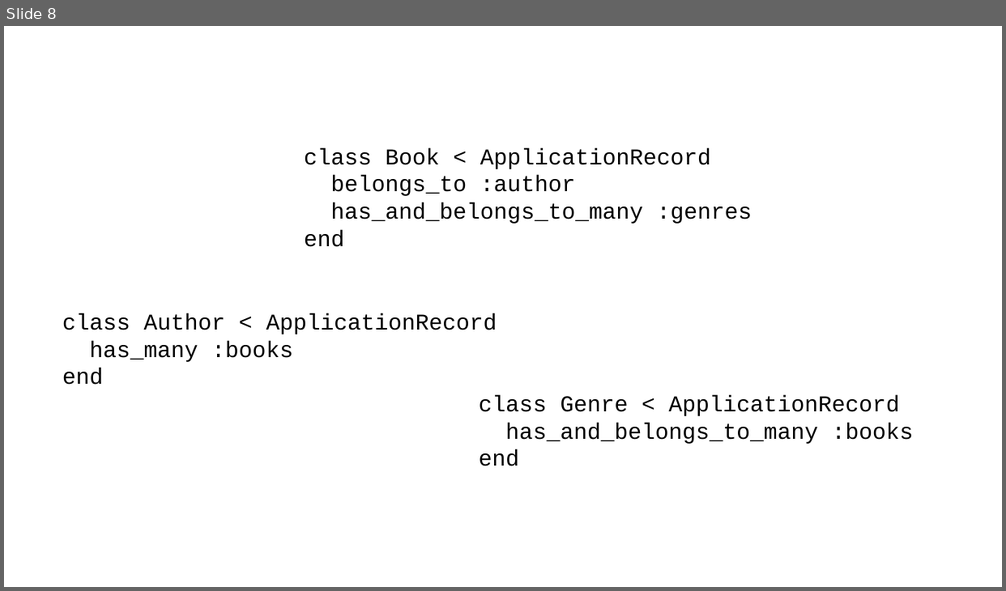
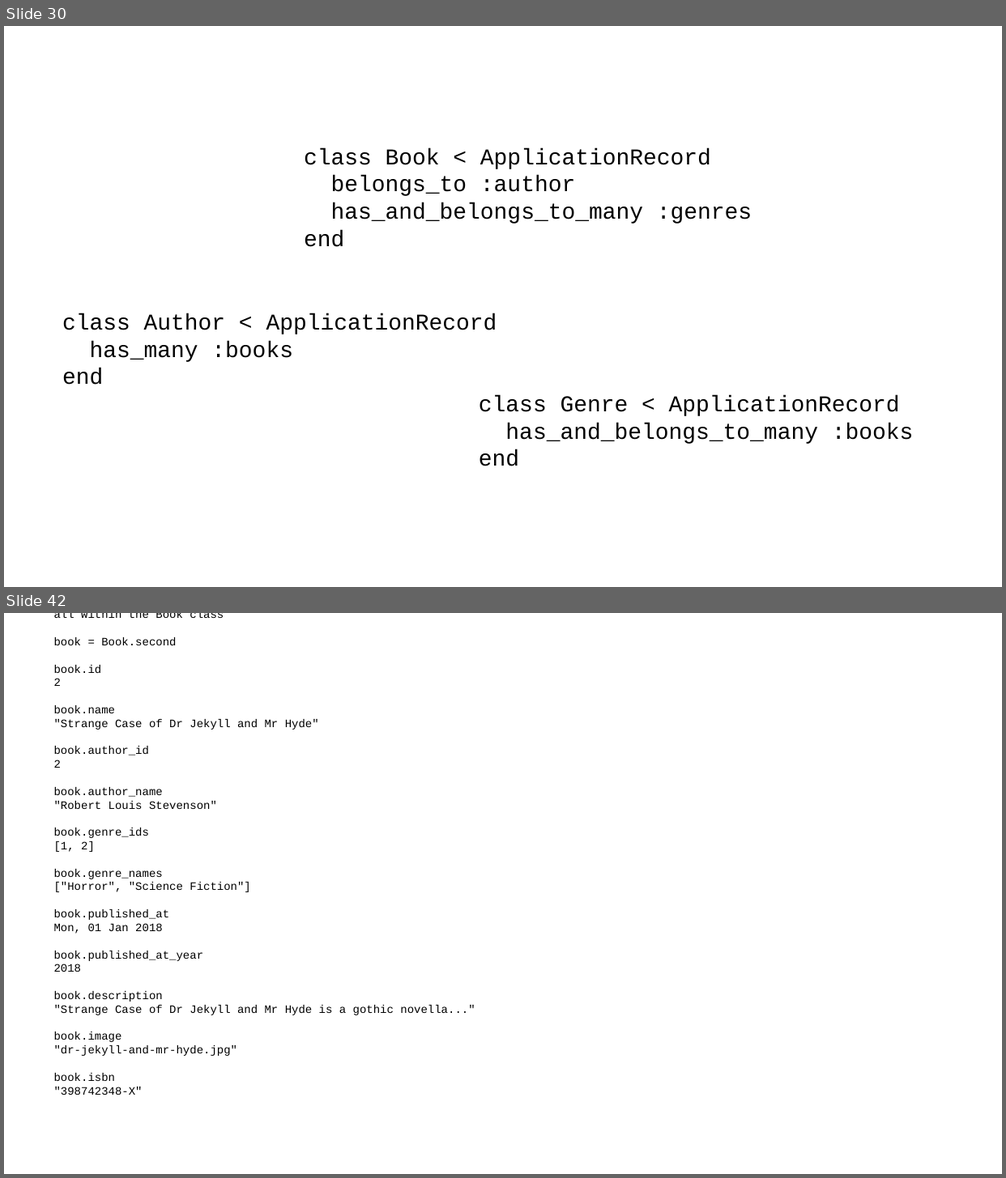
Before and after one commit to chriscressman/architecting-a-search-feature, a slide deck: presentation.odp. Shown one above the other, each under a label of ours: slide 8 before the commit, slides 30 and 42 after it; the slides between them are not shown. The pictures are 1006x591 and 1006x1178 pixels, drawn with LibreOffice and Linux fonts; fonts in the diff are those of the drawing. Boxes give left, top, right and bottom in pixels: in the first picture for what was removed or moved away, otherwise in the second. Text is boxed around its words. In the diff, an @@ line names an element or a change of style, - is before the commit and + after.

```diff
--- a/presentation.odp
+++ b/presentation.odp
@@ slide 42 added at bbox=[4, 613, 1002, 1174], background #FFFFFF @@
@@ subtitle added at bbox=[54, 613, 475, 1095], 9 pt, text #000000 @@
+Now you have a complete search view of a book
+all within the Book class
+book = Book.second
+book.id
+2
+book.name
+"Strange Case of Dr Jekyll and Mr Hyde"
+book.author_id
+2
+book.author_name
+"Robert Louis Stevenson"
+book.genre_ids
+[1, 2]
+book.genre_names
+["Horror", "Science Fiction"]
+book.published_at
+Mon, 01 Jan 2018
+book.published_at_year
+2018
+book.description
+"Strange Case of Dr Jekyll and Mr Hyde is a gothic novella..."
+book.image
+"dr-jekyll-and-mr-hyde.jpg"
+book.isbn
+"398742348-X"
@@ what was slide 8 is now slide 30 @@
```
Also in this commit, not shown: 64 other slides added, 4 slides removed.
